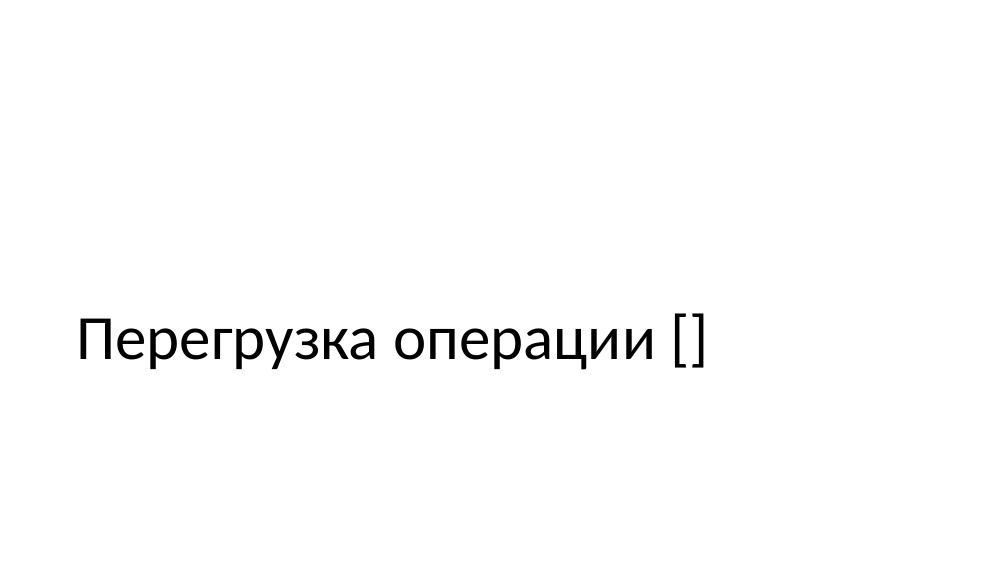
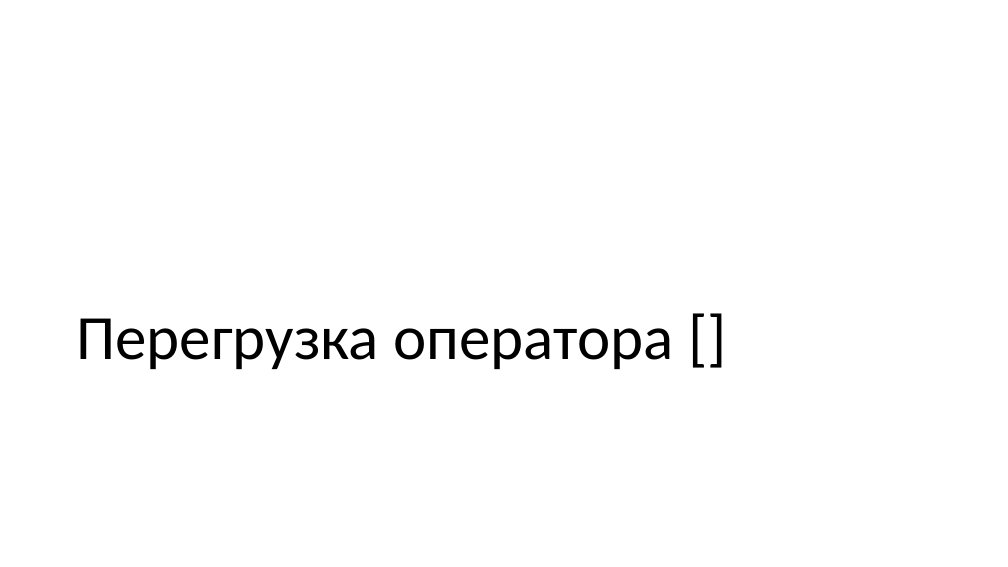
Before and after one commit to alexey-malov/oop, a slide deck: slide 64 of lectures/04/Дружественные функции и классы. Перегрузка операций.pptx. Drawn at 1008x567 pixels with LibreOffice and Linux fonts; fonts in the diff are those of the drawing. Boxes give left, top, right and bottom in pixels: in the first picture for what was removed or moved away, otherwise in the second. Text is boxed around its words. In the diff, an @@ line names an element or a change of style, - is before the commit and + after.

Commit message:
Обновил лекции "Основы ООП" и "Перегрузка операций", добавил примеры

```diff
--- a/lectures/04/Дружественные функции и классы. Перегрузка операций.pptx
+++ b/lectures/04/Дружественные функции и классы. Перегрузка операций.pptx
@@ title at (76,318,674,369): text changed @@
-Перегрузка операции []
+Перегрузка оператора []
```
Also in this commit, not shown: 8 other slides changed, 5 slides added, 1 slide removed, 9 other files.
